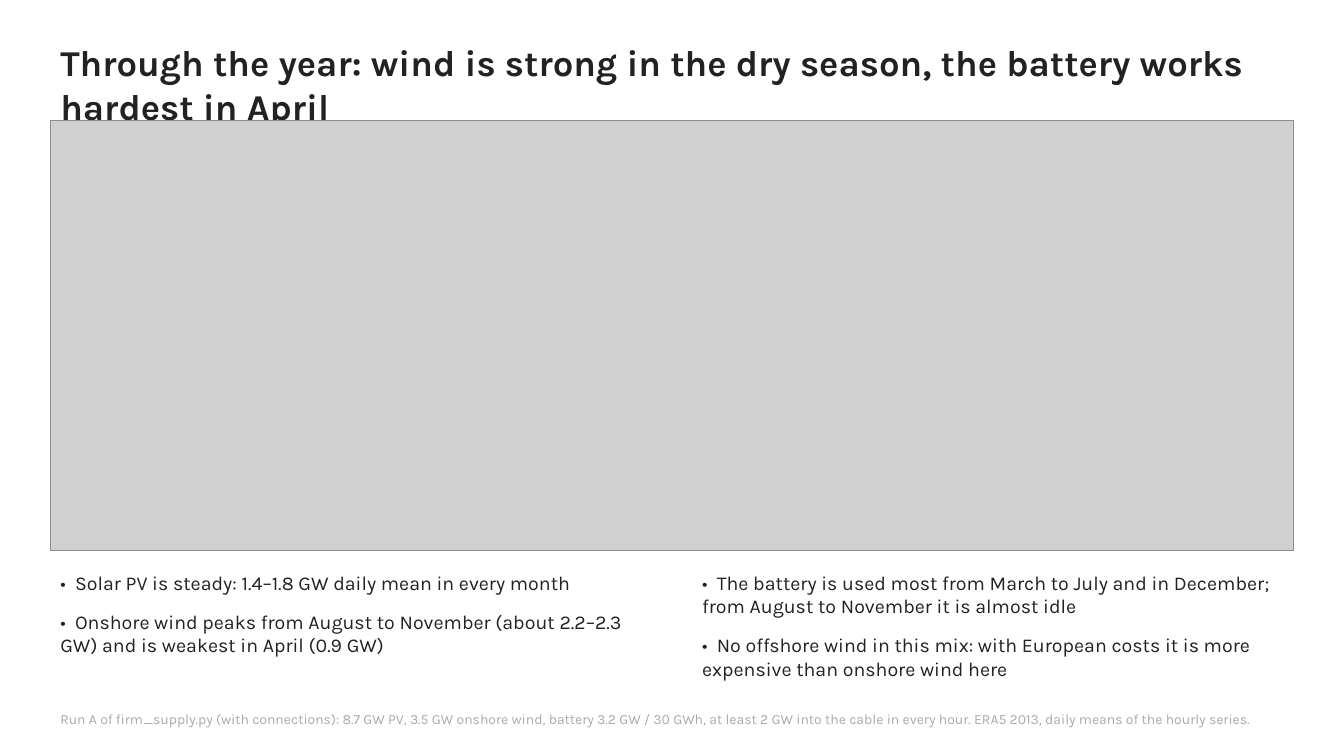
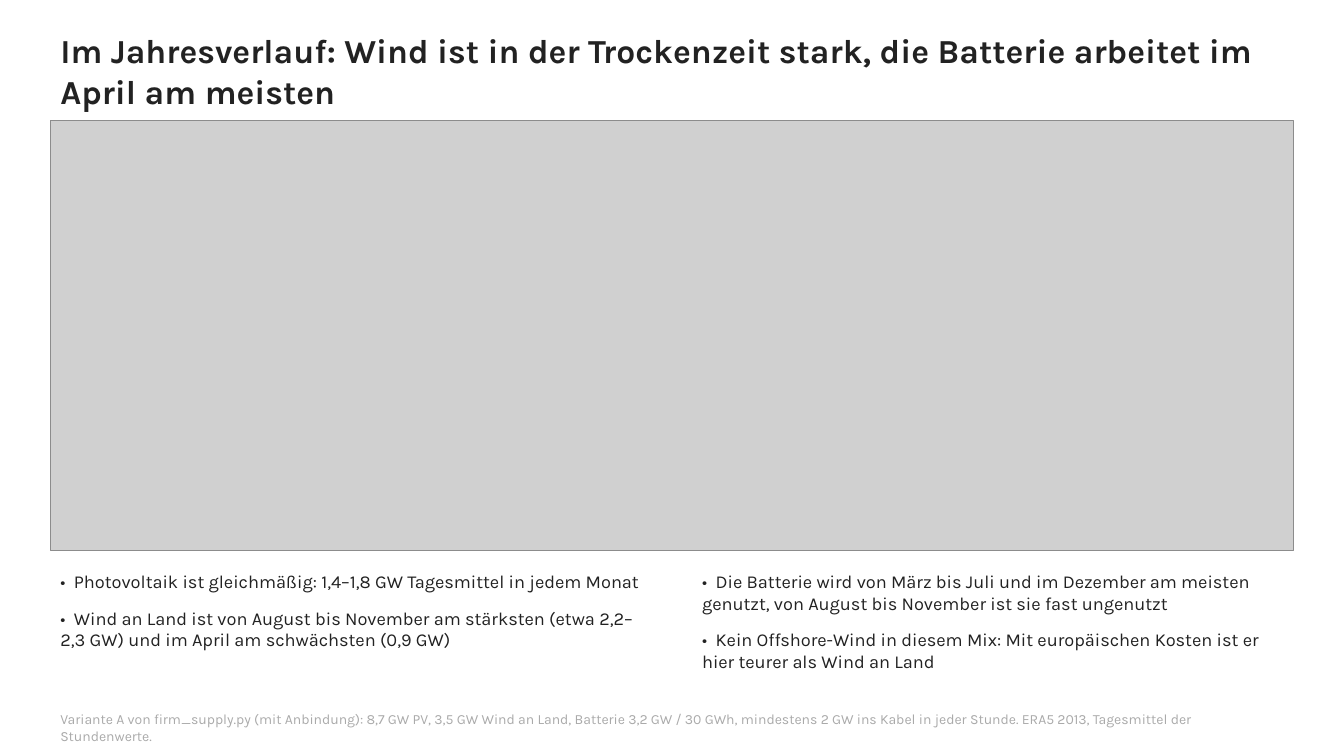
Before and after one commit to YAL-ESM/pypsa-eur-ki, a slide deck: slide 8 of workshop/slides/brazil_renewables.pptx. Drawn at 1344x756 pixels with LibreOffice and Linux fonts; fonts in the diff are those of the drawing; grey boxes stand for pictures. Boxes give left, top, right and bottom in pixels: in the first picture for what was removed or moved away, otherwise in the second. Text is boxed around its words. In the diff, an @@ line names an element or a change of style, - is before the commit and + after.

Commit message:
docs(slides): Brazil deck in German with the new title; script for the combined PDF
- brazil_renewables.pptx: all slides translated, layout adjusted to the longer German text
- combine_slides.py: draws the PPTX and appends the cable-route deck (without its pages 8-11)

```diff
--- a/workshop/slides/brazil_renewables.pptx
+++ b/workshop/slides/brazil_renewables.pptx
@@ text at [60,39,1252,112]: text changed; size 26 to 24 pt @@
-Through the year: wind is strong in the dry season, the battery works hardest in April
+Im Jahresverlauf: Wind ist in der Trockenzeit stark, die Batterie arbeitet im April am meisten
@@ text at [60,575,639,651]: text changed; size 14 to 13 pt @@
-• Solar PV is steady: 1.4–1.8 GW daily mean in every month
-• Onshore wind peaks from August to November (about 2.2–2.3 GW) and is weakest in April (0.9 GW)
+• Photovoltaik ist gleichmäßig: 1,4–1,8 GW Tagesmittel in jedem Monat
+• Wind an Land ist von August bis November am stärksten (etwa 2,2–2,3 GW) und im April am schwächsten (0,9 GW)
@@ text at [702,575,1259,669]: text changed; size 14 to 13 pt @@
-• The battery is used most from March to July and in December; from August to November it is almost idle
-• No offshore wind in this mix: with European costs it is more expensive than onshore wind here
+• Die Batterie wird von März bis Juli und im Dezember am meisten genutzt, von August bis November ist sie fast ungenutzt
+• Kein Offshore-Wind in diesem Mix: Mit europäischen Kosten ist er hier teurer als Wind an Land
@@ text at [60,714,1191,741]: text changed @@
-Run A of firm_supply.py (with connections): 8.7 GW PV, 3.5 GW onshore wind, battery 3.2 GW / 30 GWh, at least 2 GW into the cable in every hour. ERA5 2013, daily means of the hourly series.
+Variante A von firm_supply.py (mit Anbindung): 8,7 GW PV, 3,5 GW Wind an Land, Batterie 3,2 GW / 30 GWh, mindestens 2 GW ins Kabel in jeder Stunde. ERA5 2013, Tagesmittel der Stundenwerte.
```
Also in this commit, not shown: 7 other slides changed, 1 other file.
